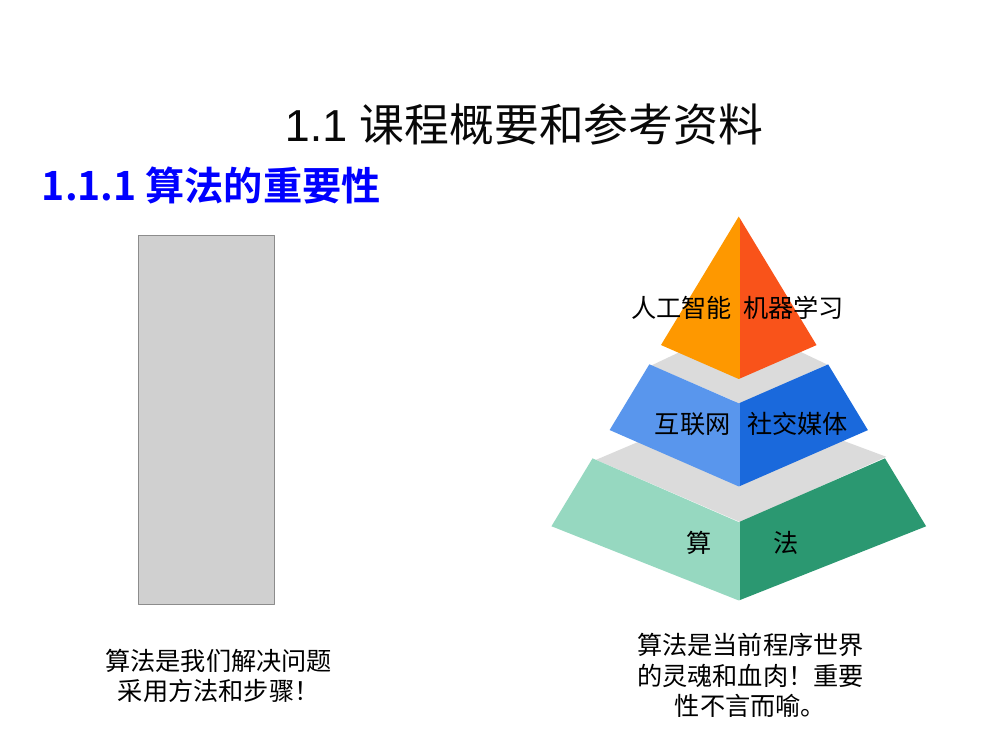
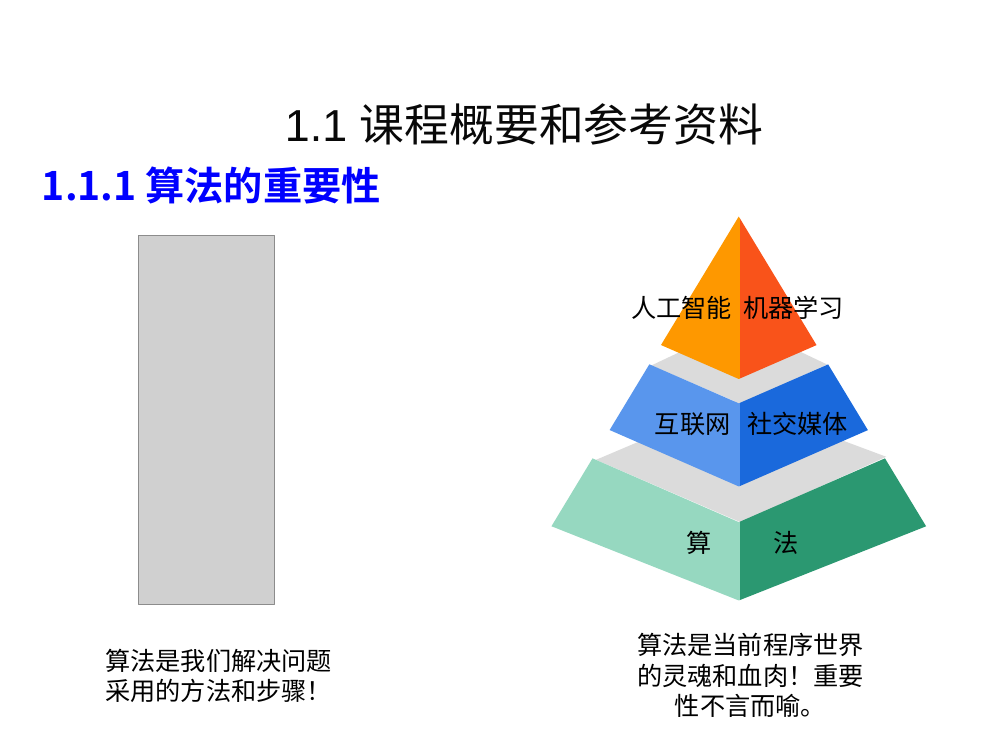
Before and after one commit to liutongling/DP, a slide deck: slide 5 of file/第1章 概论.pptx (slide 4 before the commit). Drawn at 1008x756 pixels with LibreOffice and Linux fonts; fonts in the diff are those of the drawing; grey boxes stand for pictures; background and template pictures are left out. Boxes give left, top, right and bottom in pixels: in the first picture for what was removed or moved away, otherwise in the second. Text is boxed around its words. In the diff, an @@ line names an element or a change of style, - is before the commit and + after.

```diff
--- a/file/第1章 概论.pptx
+++ b/file/第1章 概论.pptx
@@ text at <box>105,648,332,702</box>: text changed @@
-算法是我们解决问题采用方法和步骤！
+算法是我们解决问题采用的方法和步骤！
```
Also in this commit, not shown: 5 other slides changed, 13 slides added.
